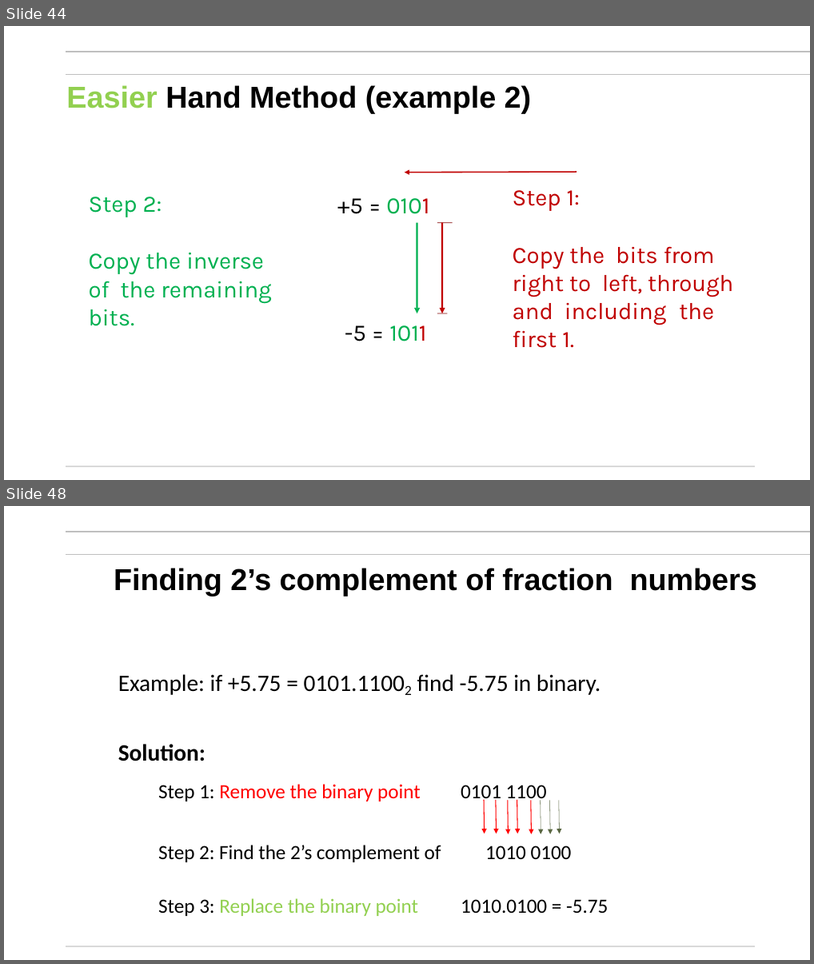
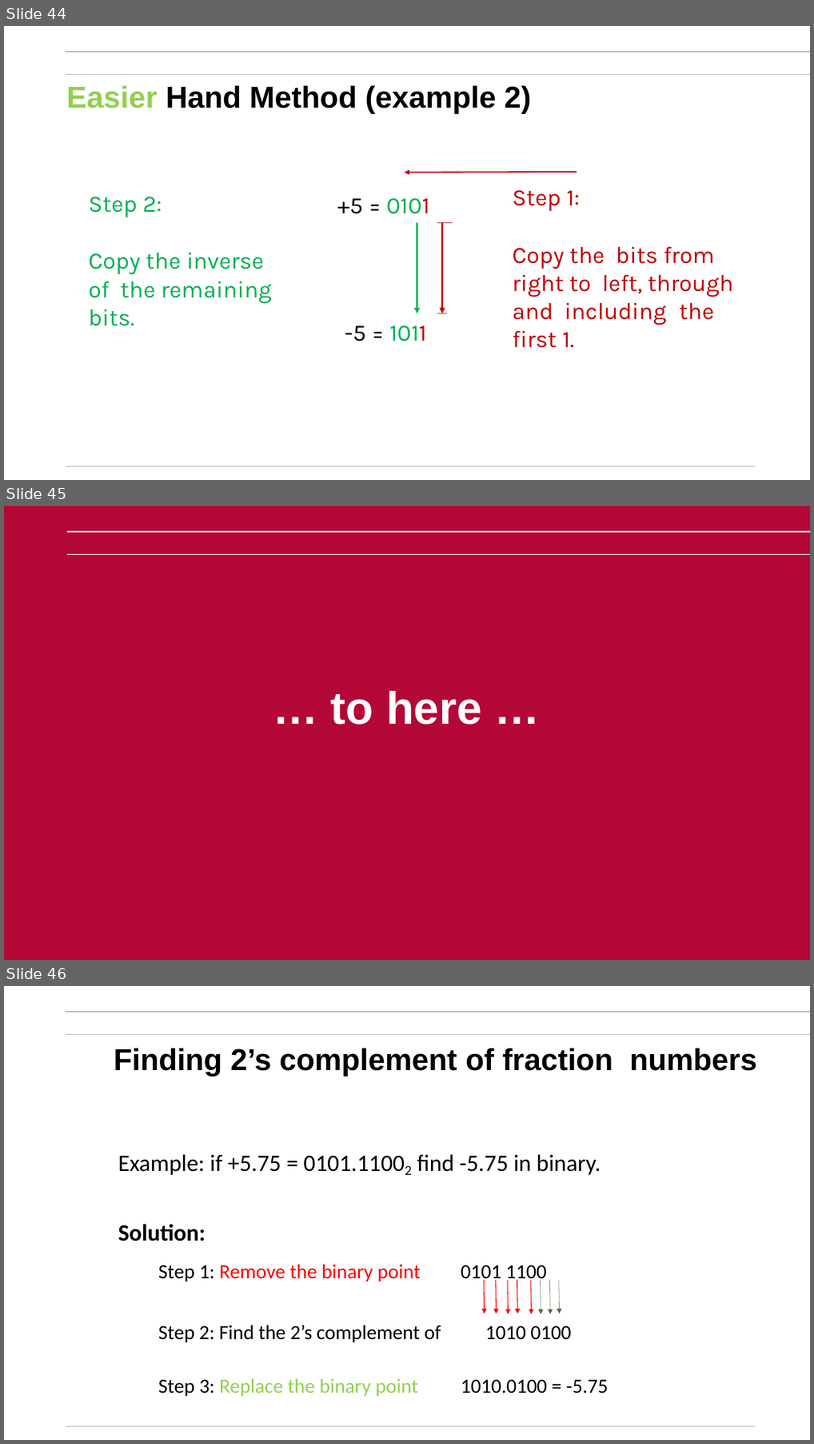
Before and after one commit to mikegrace2/CSEN20-Fall2026-Course-Website, a slide deck: Week01_IntroAndBinaryNumbers/Ch02_BinaryNumbers_V4.pptx. Shown one above the other, each under a label of ours: slides 44 and 48 before the commit, slides 44, 45 and 46 after it; the slides between them are not shown. The pictures are 814x964 and 814x1444 pixels, drawn with LibreOffice and Linux fonts; fonts in the diff are those of the drawing; background and template pictures are left out. Boxes give left, top, right and bottom in pixels: in the first picture for what was removed or moved away, otherwise in the second. Text is boxed around its words. In the diff, an @@ line names an element or a change of style, - is before the commit and + after.

Commit message:
Entered ... to here ... page

```diff
--- a/Week01_IntroAndBinaryNumbers/Ch02_BinaryNumbers_V4.pptx
+++ b/Week01_IntroAndBinaryNumbers/Ch02_BinaryNumbers_V4.pptx
@@ slide 45 added at (4,506,810,960), background #B30738 @@
@@ line added from (67, 532) to (810, 532), #FFFFFF 1.5 pt @@
@@ line added from (67, 554) to (810, 554), #FFFFFF 1.5 pt @@
@@ title added at (331,691,482,724), 54 pt, text #FFFFFF, bold @@
+… to here …
@@ what was slide 48 is now slide 46 @@
```
Also in this commit, not shown: 3 slides removed.
